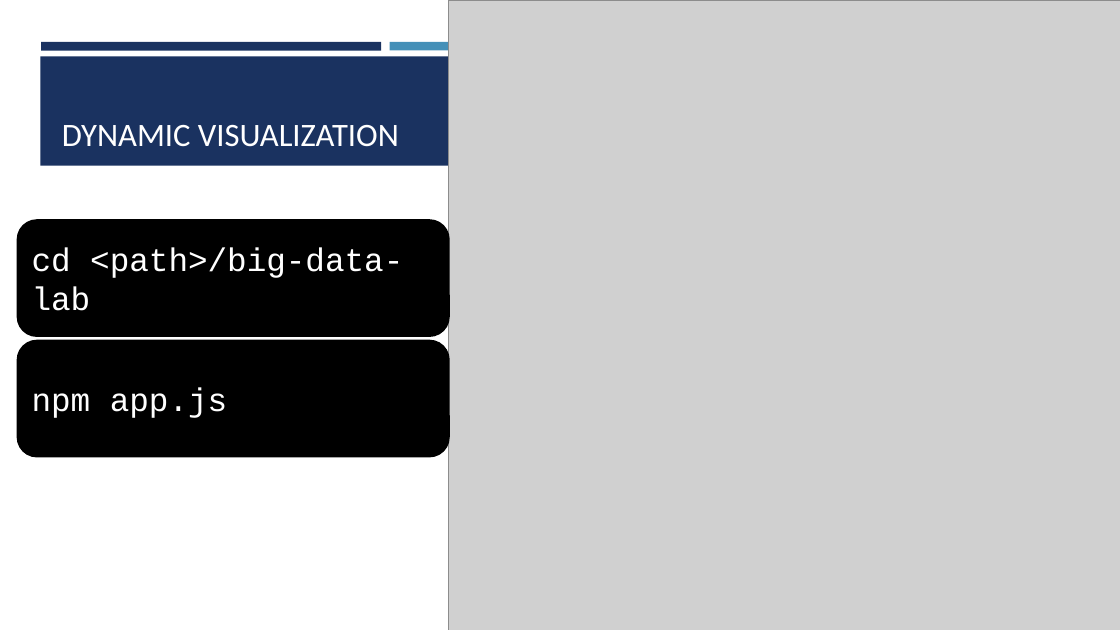
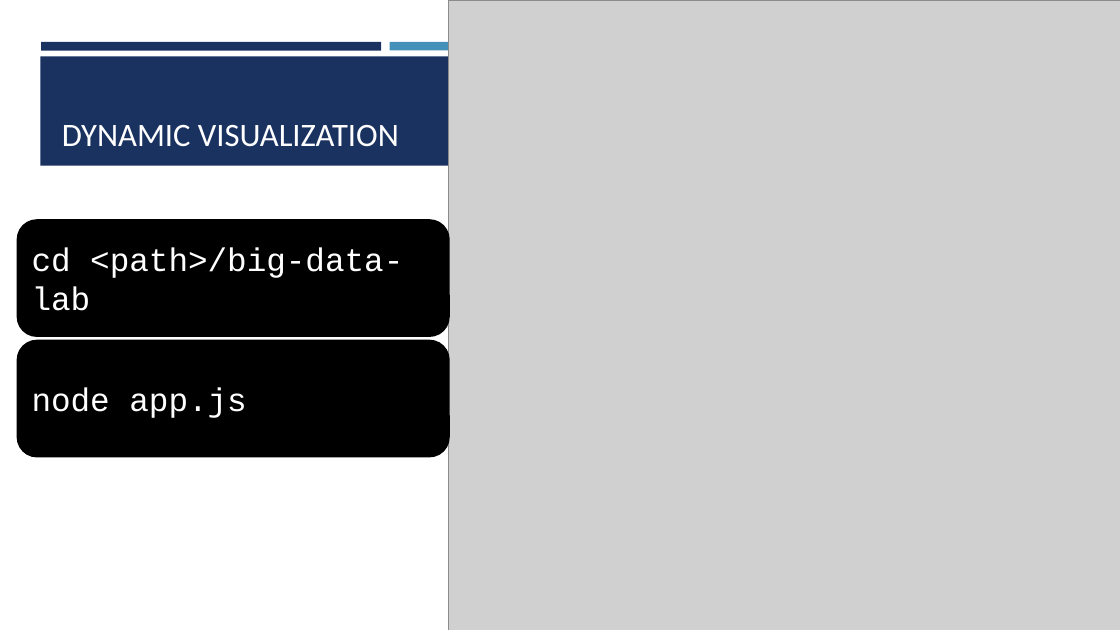
Before and after one commit to amosca01/SDS-CSC235, a slide deck: slide 19 of slides/14-big-data-lab.pptx (slide 18 before the commit). Drawn at 1120x630 pixels with LibreOffice and Linux fonts; fonts in the diff are those of the drawing; grey boxes stand for pictures. Boxes give left, top, right and bottom in pixels: in the first picture for what was removed or moved away, otherwise in the second. Text is boxed around its words. In the diff, an @@ line names an element or a change of style, - is before the commit and + after.

```diff
--- a/slides/14-big-data-lab.pptx
+++ b/slides/14-big-data-lab.pptx
@@ text in rounded rectangle at (32,387,246,418): text changed @@
-npm app.js
+node app.js
```
Also in this commit, not shown: 1 slide added, 2 other files.
